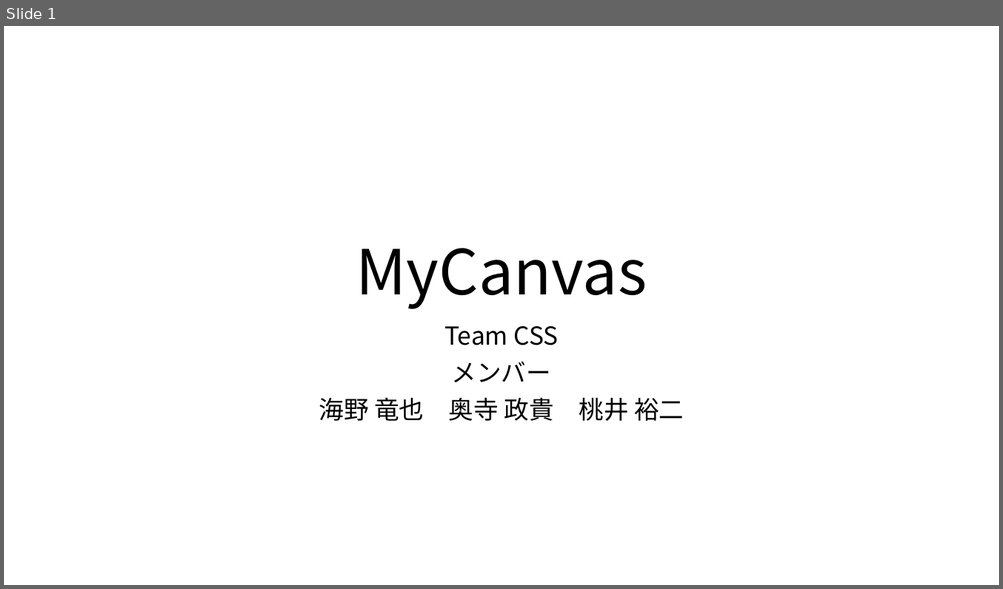
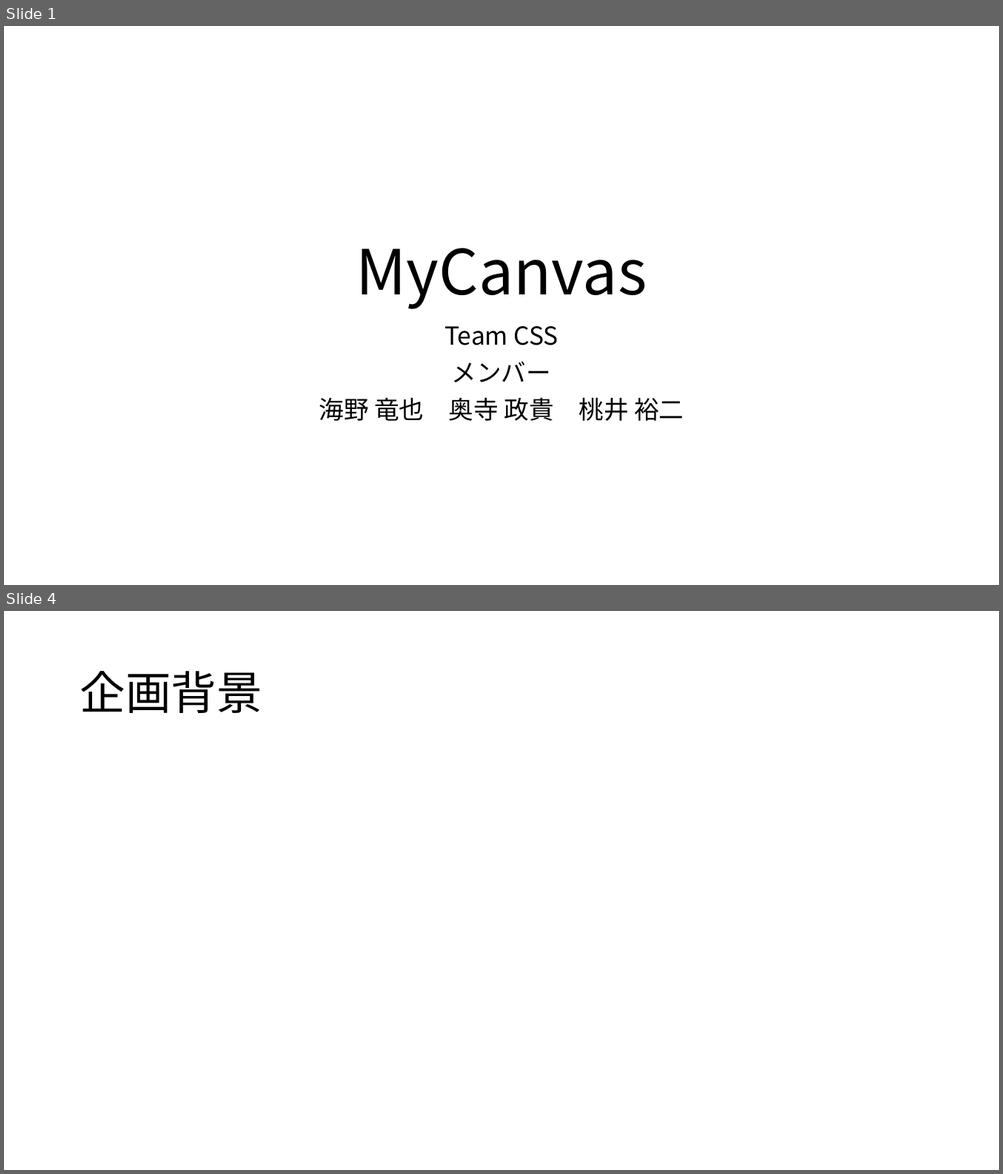
Before and after one commit to ColorSchemeSystem/CSS, a slide deck: CSS_プレゼン資料.pptx. Shown one above the other, each under a label of ours: slide 1 before the commit, slides 1 and 4 after it; the slides between them are not shown. The pictures are 1003x589 and 1003x1174 pixels, drawn with LibreOffice and Linux fonts; fonts in the diff are those of the drawing. Boxes give left, top, right and bottom in pixels: in the first picture for what was removed or moved away, otherwise in the second. Text is boxed around its words. In the diff, an @@ line names an element or a change of style, - is before the commit and + after.

```diff
--- a/CSS_プレゼン資料.pptx
+++ b/CSS_プレゼン資料.pptx
@@ slide 4 added at (4,611,999,1170), background #FFFFFF @@
@@ title added at (79,671,262,713), 44 pt, text #000000 @@
+企画背景
```
Also in this commit, not shown: 3 other slides added.
